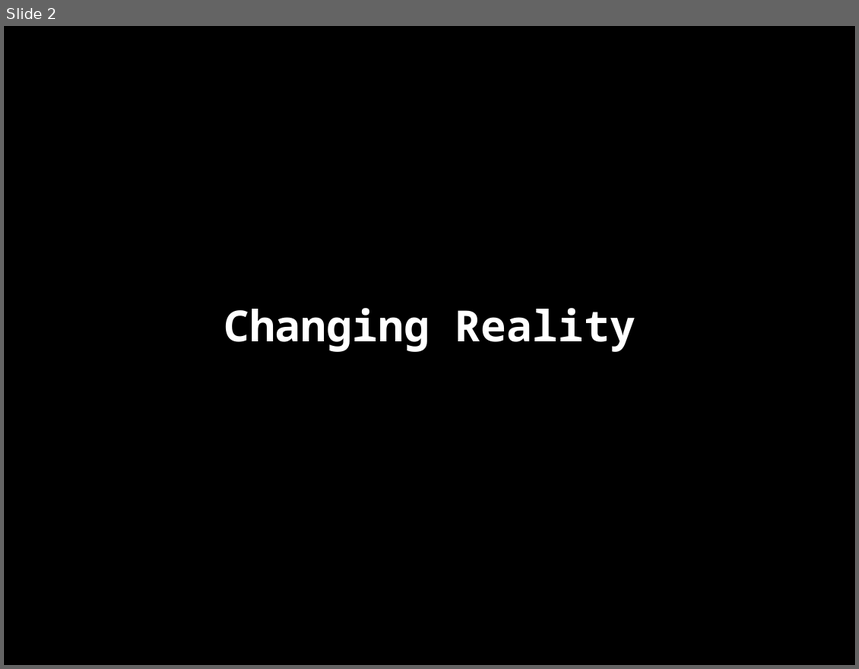
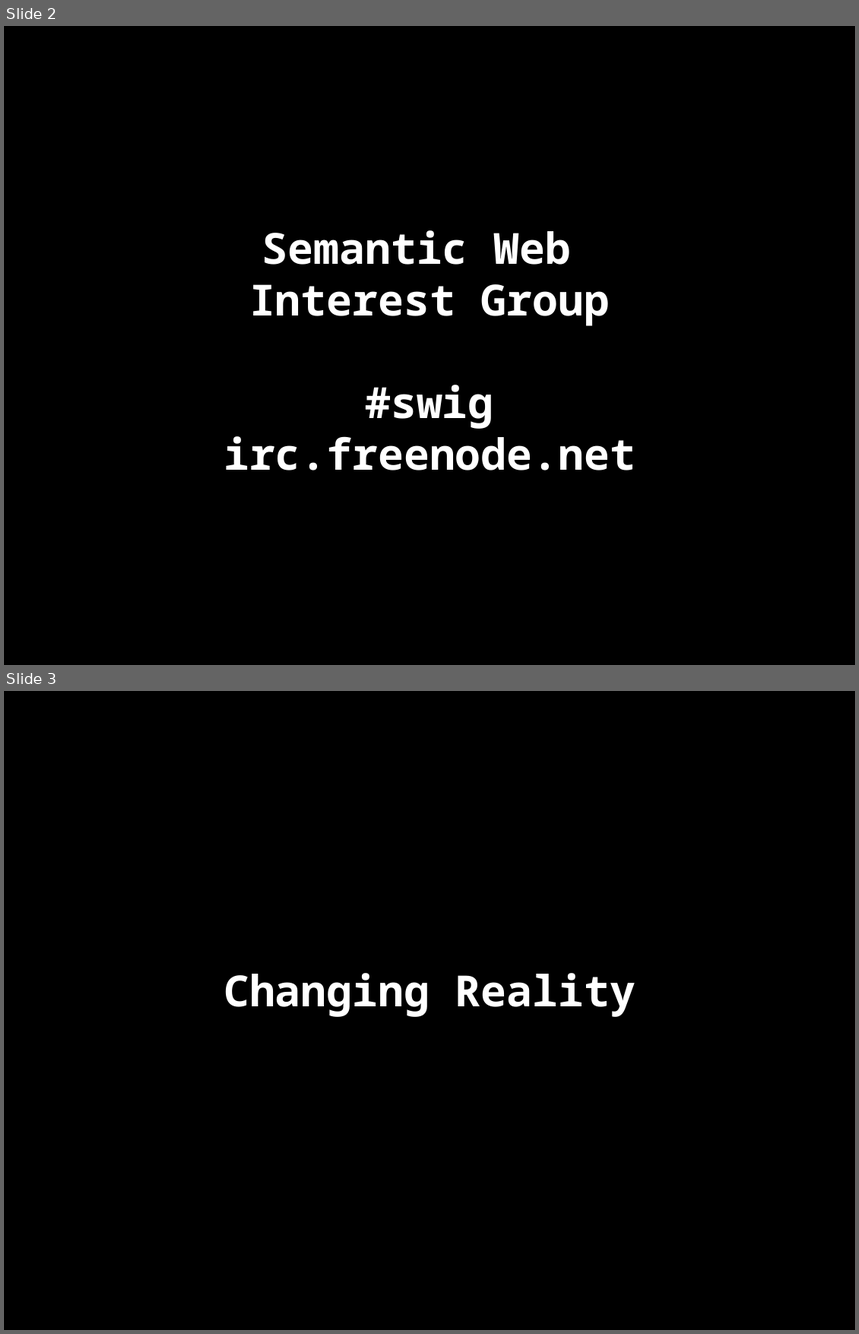
Before and after one commit to danja/hyperdata-2015, a slide deck: docs/salzburg/slides.odp. Shown one above the other, each under a label of ours: slide 2 before the commit, slides 2 and 3 after it. The pictures are 859x669 and 859x1334 pixels, drawn with LibreOffice and Linux fonts; fonts in the diff are those of the drawing. Boxes give left, top, right and bottom in pixels: in the first picture for what was removed or moved away, otherwise in the second. Text is boxed around its words. In the diff, an @@ line names an element or a change of style, - is before the commit and + after.

```diff
--- a/docs/salzburg/slides.odp
+++ b/docs/salzburg/slides.odp
@@ slide 2 added at bbox=[4, 26, 855, 665], background #000000 @@
@@ subtitle added at bbox=[224, 230, 636, 471], 40 pt, text #FFFFFF, bold @@
+Semantic Web
+Interest Group
+#swig
+irc.freenode.net
@@ what was slide 2 is now slide 3 @@
```
Also in this commit, not shown: 14 slides changed, 10 other slides added, 11 other files.
